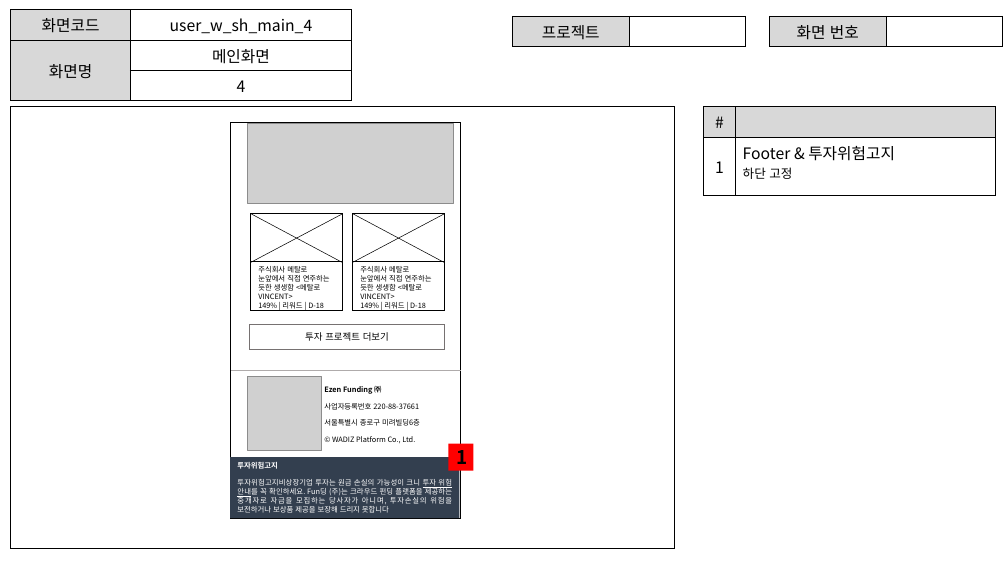
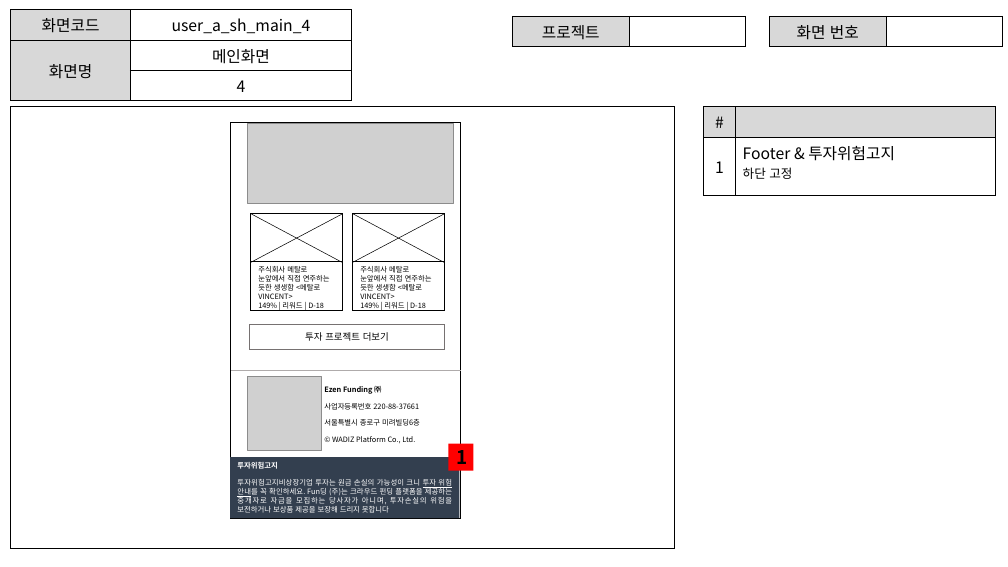
Before and after one commit to ezenteam2/EzenCrowdFunding, a slide deck: slide 5 of project03 화면설계서/project03 - 화면 설계서 - 서희.pptx. Drawn at 1008x567 pixels with LibreOffice and Linux fonts; fonts in the diff are those of the drawing; grey boxes stand for pictures. Boxes give left, top, right and bottom in pixels: in the first picture for what was removed or moved away, otherwise in the second. Text is boxed around its words. In the diff, an @@ line names an element or a change of style, - is before the commit and + after.

```diff
--- a/project03 화면설계서/project03 - 화면 설계서 - 서희.pptx
+++ b/project03 화면설계서/project03 - 화면 설계서 - 서희.pptx
@@ table at [11, 10, 352, 96] @@
-row 1, column 2: user_w_sh_main_4
+row 1, column 2: user_a_sh_main_4
```
Also in this commit, not shown: 11 other slides changed, 2 other files.
